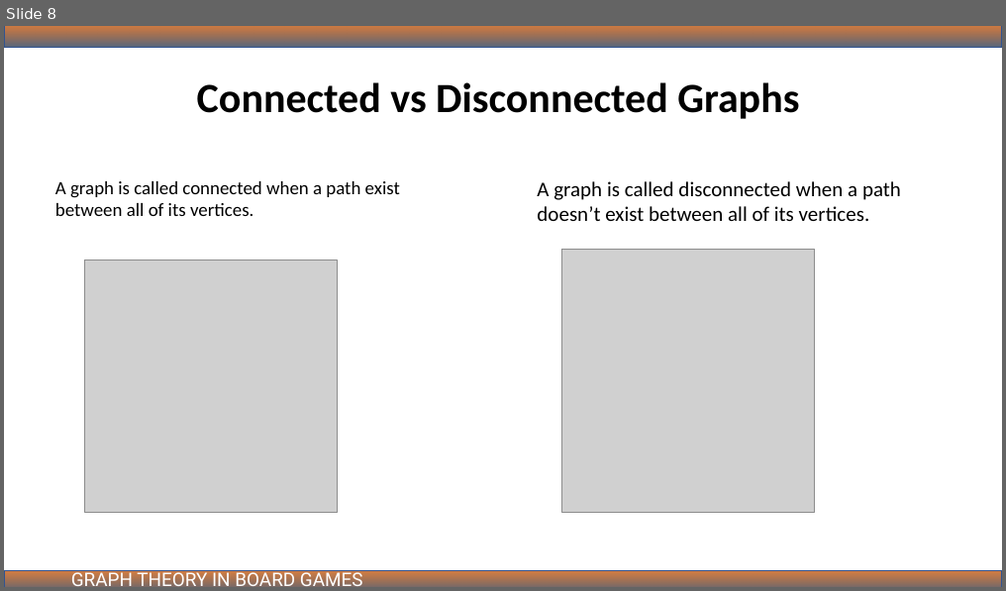
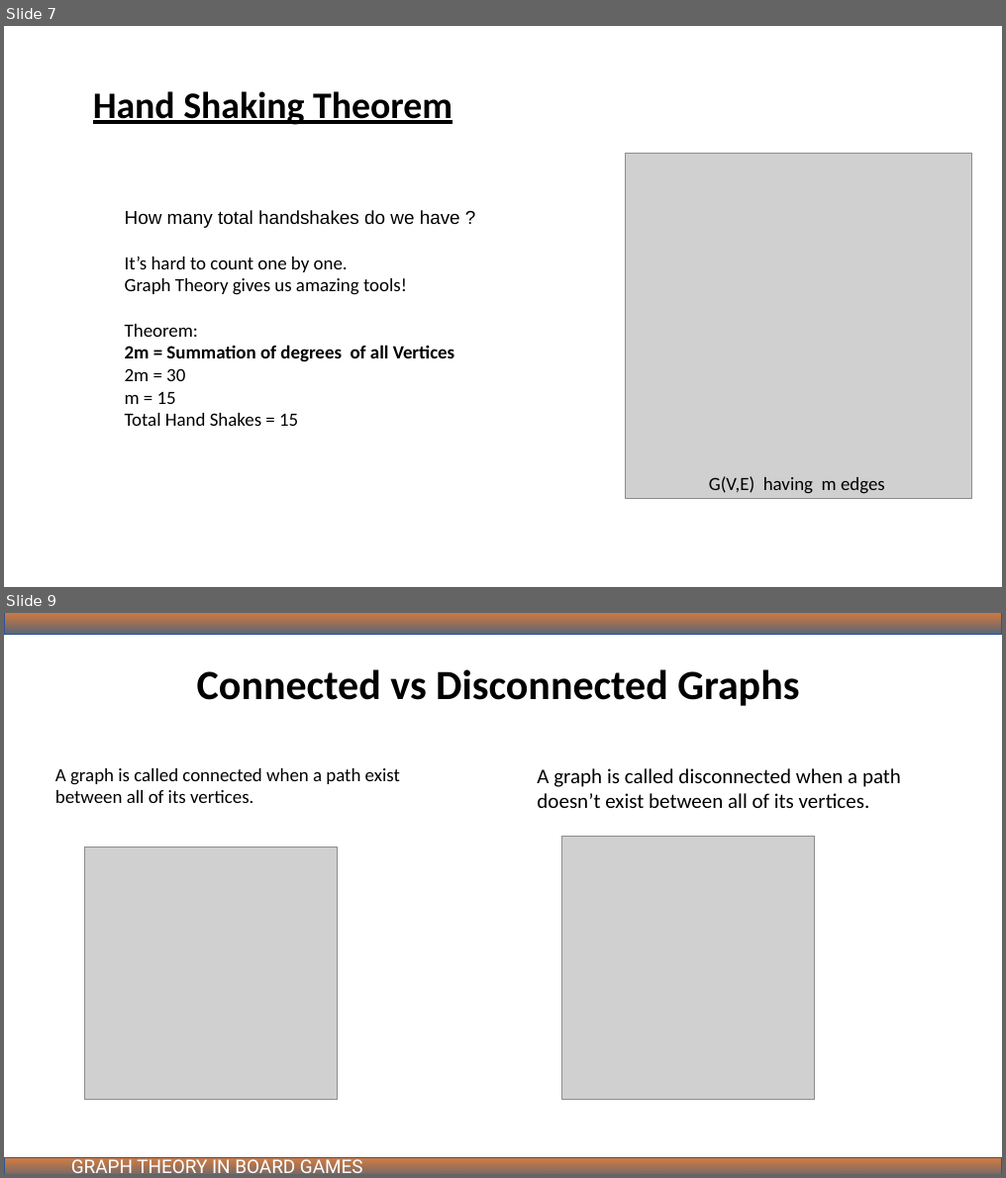
Before and after one commit to ibmbt/group5_graphtheory, a slide deck: group5_graphtheory.pptx. Shown one above the other, each under a label of ours: slide 8 before the commit, slides 7 and 9 after it; the slides between them are not shown. The pictures are 1006x591 and 1006x1178 pixels, drawn with LibreOffice and Linux fonts; fonts in the diff are those of the drawing; grey boxes stand for pictures. Boxes give left, top, right and bottom in pixels: in the first picture for what was removed or moved away, otherwise in the second. Text is boxed around its words. In the diff, an @@ line names an element or a change of style, - is before the commit and + after.

Commit message:
Update group5_graphtheory.pptx
Edited and added slides

```diff
--- a/group5_graphtheory.pptx
+++ b/group5_graphtheory.pptx
@@ slide 7 added at (4,26,1002,587), background #FFFFFF @@
@@ text added at (93,91,452,125), 36 pt, text #000000, bold, underline @@
+Hand Shaking Theorem
@@ picture added at (626,154,971,499) @@
@@ text added at (125,210,460,426), 18 pt, text #000000 @@
+How many total handshakes do we have ?
+It’s hard to count one by one.
+Graph Theory gives us amazing tools!
+Theorem:
+2m = Summation of degrees of all Vertices
+2m = 30
+m = 15
+Total Hand Shakes = 15
@@ text added at (709,476,885,494), 18 pt, text #000000 @@
+G(V,E) having m edges
@@ what was slide 8 is now slide 9 @@
```
Also in this commit, not shown: 6 slides changed.
